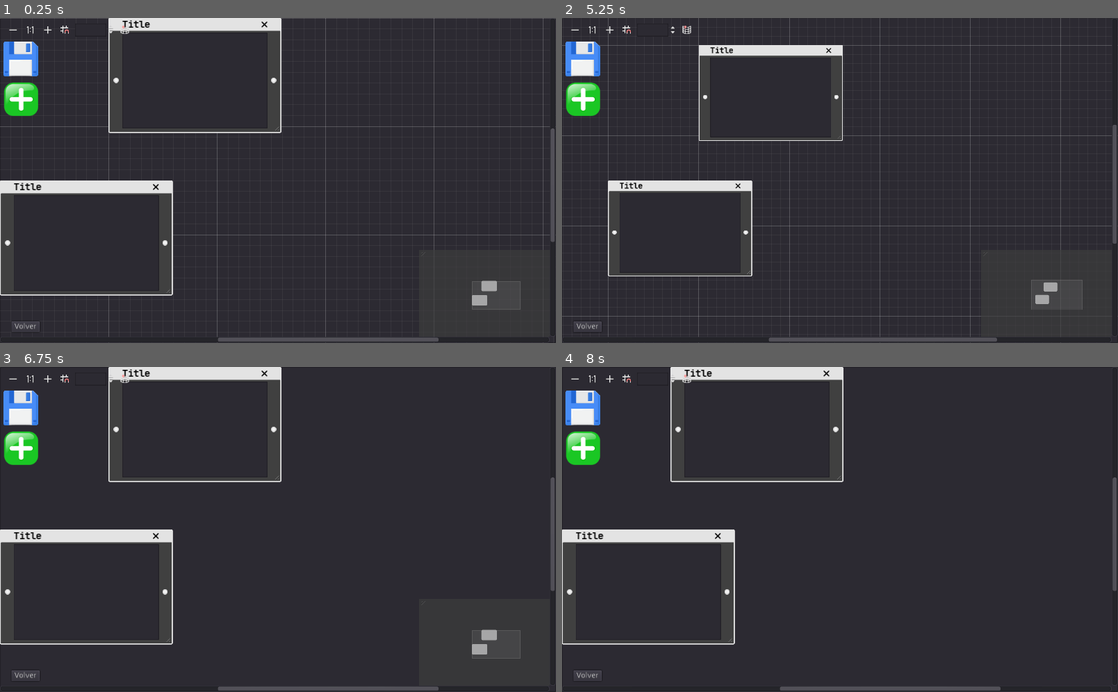
Above: before the commit, frames 1-4 (two rows, left to right).
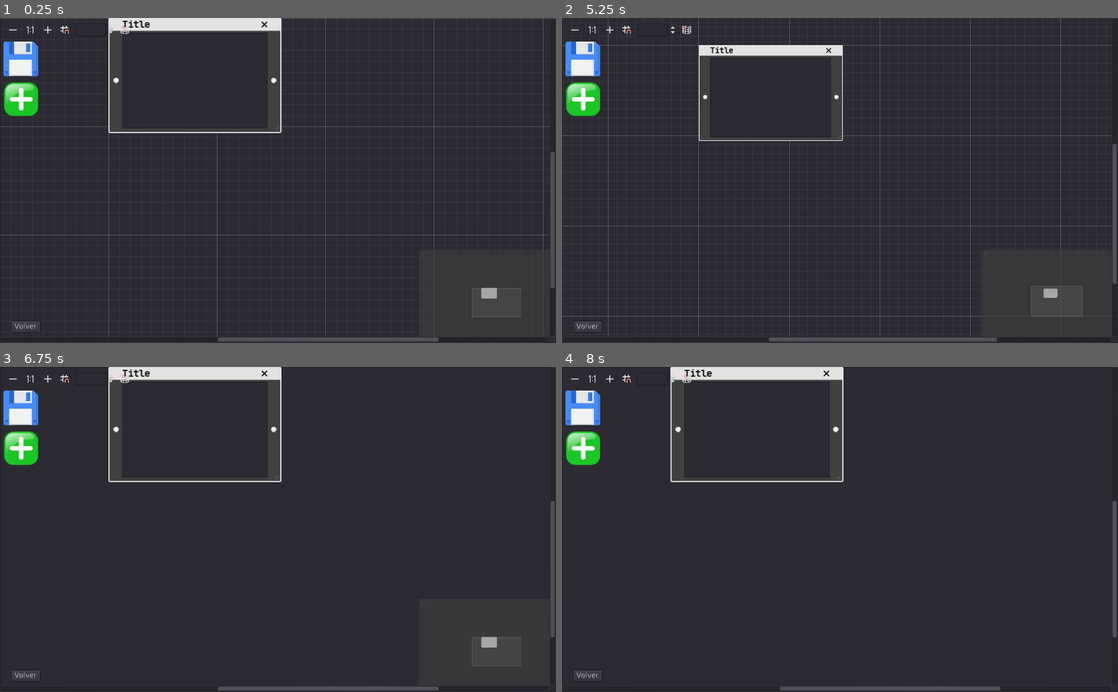
Above: after the commit, the same moments.

Repository: dhigueraf/Reader
Game: Godot game, scene res://mapas/Mapas.tscn
The game is run twice, just before and just after one commit, with the same random seed, the same clock (stepped at 60 frames per second) and the same inputs. This scene is started directly instead of the project's main scene.
Inputs (mouse positions are in pixels of both pictures, inside the frame that each line leads up to):
- Up to frame 1 (0.25 s): no input
- Up to frame 2 (5.25 s): click (756, 79) at 0.52 s; type "Alex" at 0.6 s; click "Volver" at 1.25 s; click (1045, 167) at 2.02 s; type "12" at 2.1 s; click (862, 317) at 2.75 s; click (823, 317) at 3.5 s; click "Mapa coneptual pagina" at 4.25 s; click (573, 31) at 5 s
- Up to frame 3 (6.75 s): click (50, 380) at 5.75 s; click (66, 380) at 6.5 s
- Up to frame 4 (8 s): click (684, 380) at 7.25 s

The runs differ from the first frame. In frame 1, 2.1% of the frame differs, in the area x 0-100%, y 33-93%; in frame 2, 1.5%; in frame 3, 2.0%; in frame 4, 1.7%.
Error before the commit: Invalid get index '0' (on base: 'Array'). (res://Scripts/PagesLoader.gd:85)
Error after the commit: Invalid get index '0' (on base: 'Array'). (res://Scripts/PagesLoader.gd:87)

Commit message:
fix return to book

Diff:
--- a/Escenas/notas.tscn
+++ b/Escenas/notas.tscn
@@ -12,19 +12,19 @@
 script = ExtResource( 1 )
 
 [node name="ScrollContainer" type="ScrollContainer" parent="CanvasLayer"]
-anchor_left = 0.289
 anchor_top = 0.007
-anchor_right = 0.718
-anchor_bottom = 1.005
-margin_left = -289.936
+anchor_right = 0.435
+anchor_bottom = 0.992
+margin_left = 6.0
 margin_top = -8.2
-margin_right = -290.232
-margin_bottom = -8.0
+margin_right = -0.440033
+margin_bottom = -0.200012
 
 [node name="TextureRect" type="TextureRect" parent="CanvasLayer/ScrollContainer"]
 margin_right = 4967.0
 margin_bottom = 7017.0
 texture = ExtResource( 5 )
+stretch_mode = 1
 
 [node name="retroceder" type="TextureButton" parent="CanvasLayer"]
 anchor_left = 0.5
@@ -92,8 +92,24 @@
 margin_bottom = 546.0
 text = "Mapa coneptual pagina"
 
+[node name="ButtonPlus" type="Button" parent="CanvasLayer"]
+margin_left = 479.0
+margin_top = 155.0
+margin_right = 499.0
+margin_bottom = 175.0
+text = "+"
+
+[node name="ButtonMinus" type="Button" parent="CanvasLayer"]
+margin_left = 479.0
+margin_top = 189.0
+margin_right = 499.0
+margin_bottom = 209.0
+text = "-"
+
 [connection signal="pressed" from="CanvasLayer/retroceder" to="CanvasLayer" method="_on_retroceder_pressed"]
 [connection signal="pressed" from="CanvasLayer/avanzar" to="CanvasLayer" method="_on_avanzar_pressed"]
 [connection signal="text_changed" from="CanvasLayer/NotasContainer" to="CanvasLayer" method="_on_NotasContainer_text_changed"]
 [connection signal="pressed" from="CanvasLayer/ButtonSave" to="CanvasLayer" method="_on_ButtonSave_pressed"]
 [connection signal="pressed" from="CanvasLayer/ButtonMapa" to="CanvasLayer" method="_on_ButtonMapa_pressed"]
+[connection signal="pressed" from="CanvasLayer/ButtonPlus" to="CanvasLayer" method="_on_ButtonPlus_pressed"]
+[connection signal="pressed" from="CanvasLayer/ButtonMinus" to="CanvasLayer" method="_on_ButtonMinus_pressed"]
--- a/Scripts/Global.gd
+++ b/Scripts/Global.gd
@@ -8,7 +8,7 @@
 	nombrelocation ="",
 	extension = ".",
 	numeropaginas = 0,
-	currentintex = 0
+	currentindex = 0
 }
 
 var FileReading = {}
--- a/Scripts/Manager.gd
+++ b/Scripts/Manager.gd
@@ -203,10 +203,10 @@
 		print("es convertible")
 		var sistemaoperativo = OS.get_name()
 		print(sistemaoperativo)
-		var ejecutable = converterdir + "/pdf2pngimg.exe"
+		var ejecutable = converterdir + "/pdf2pngimgs.exe"
 		if sistemaoperativo.to_lower() == "windows":
 			print("windows")
-			ejecutable = converterdir + "/pdf2pngimg.exe"
+			ejecutable = converterdir + "/pdf2pngimgs.exe"
 		elif sistemaoperativo.to_lower() == "x11" || sistemaoperativo.to_lower() == "linux":
 			print("linux")
 			ejecutable = converterdir + "/pdf2pngimg"
--- a/Scripts/PagesLoader.gd
+++ b/Scripts/PagesLoader.gd
@@ -29,6 +29,8 @@
 	else:
 		maxindex = 0
 
+	print("current index " + str(Global.FileToRead.currentindex) )
+
 	print("File loaded")
 	print(Global.FileToRead)
 
@@ -46,9 +48,10 @@
 	else:
 		Global.FileReading = generate_json(maxindex)
 	print("Save data")
-	print(Global.FileReading)
+	#print(Global.FileReading)
 
-	updateindex(Global.FileToRead.currentintex)
+	updateindex(Global.FileToRead.currentindex)
+
 
 func generate_json(num):
 	print("Crear json de " + str(num) + " paginas")
@@ -81,12 +84,15 @@
 
 func setimage(index):
 	print("set iamge index: " + str(index))
+	print(pages[index])
 	var image = Image.new()
 	var err = image.load(pages[index])
 	var texture = ImageTexture.new()
 	texture.create_from_image(image, 0)
 	print(texture)
+
 	$ScrollContainer/TextureRect.texture = texture
+
 	$EtiquetaPagina.text = "Notas pagina " + str(index)
 	if Global.FileReading.has('paginas'):
 		if range( Global.FileReading.paginas.size() ).has(index):
@@ -111,7 +117,7 @@
 			actualindex = 0
 			$retroceder.disabled = true
 
-	Global.FileToRead.actualindex = actualindex
+	Global.FileToRead.currentindex = actualindex
 	setimage(actualindex)
 
 
@@ -133,3 +139,15 @@
 func _on_NotasContainer_text_changed():
 	print( "editaste el texto " + str(actualindex) )
 	Global.FileReading.paginas[actualindex].notas = $NotasContainer.text
+
+
+func _on_Button_pressed():
+	pass # Replace with function body.
+
+
+func _on_ButtonPlus_pressed():
+	pass # Replace with function body.
+
+
+func _on_ButtonMinus_pressed():
+	pass # Replace with function body.
--- a/Scripts/mapas/GraphEdit.gd
+++ b/Scripts/mapas/GraphEdit.gd
@@ -46,12 +46,12 @@
 			c.free()
 
 	print(Global.FileToRead)
-	print(Global.FileToRead.actualindex)
-	print(Global.FileReading)
-	print(Global.FileReading.paginas)
-	print(Global.FileReading.paginas[Global.FileToRead.actualindex])
-	var save_data = Global.FileReading.paginas[Global.FileToRead.actualindex].mapaideas
-	print(save_data)
+	#print(Global.FileToRead.actualindex)
+	#print(Global.FileReading)
+	#print(Global.FileReading.paginas)
+	#print(Global.FileReading.paginas[Global.FileToRead.actualindex])
+	var save_data = Global.FileReading.paginas[Global.FileToRead.currentindex].mapaideas
+	#print(save_data)
 	for node in save_data["nodes"]:
 		var graph_node_instance = graph_node.instance()
 		graph_node_instance.set_size(Vector2(float(node["size_x"]), float(node["size_y"])))
@@ -167,4 +167,6 @@
 
 
 func _on_Button_pressed():
+	print("volver al libro")
+	print(Global.FileToRead.currentindex)
 	get_tree().change_scene("res://Escenas/notas.tscn")
--- a/mapas/GraphEdit.tscn
+++ b/mapas/GraphEdit.tscn
@@ -2,7 +2,6 @@
 
 [ext_resource path="res://mapas/GraphNode.tscn" type="PackedScene" id=1]
 [ext_resource path="res://Scripts/mapas/GraphEdit.gd" type="Script" id=2]
-
 
 [node name="GraphEdit" type="GraphEdit"]
 anchor_right = 1.0
@@ -18,17 +17,6 @@
 mouse_filter = 1
 offset = Vector2( 200, 0 )
 
-[node name="GraphNode3" parent="." instance=ExtResource( 1 )]
-margin_top = 300.0
-margin_right = 318.0
-margin_bottom = 512.0
-rect_scale = Vector2( 1, 1 )
-mouse_filter = 1
-offset = Vector2( 0, 300 )
-__meta__ = {
-"_edit_use_anchors_": false
-}
-
 [connection signal="_end_node_move" from="." to="." method="_on_GraphEdit__end_node_move"]
 [connection signal="connection_from_empty" from="." to="." method="_on_GraphEdit_connection_from_empty"]
 [connection signal="connection_request" from="." to="." method="_on_GraphEdit_connection_request"]
--- a/mapas/Mapas.tscn
+++ b/mapas/Mapas.tscn
@@ -7,7 +7,6 @@
 [ext_resource path="res://Sprites/floppy_pressed.png" type="Texture" id=5]
 [ext_resource path="res://Sprites/btnplus.png" type="Texture" id=6]
 [ext_resource path="res://Sprites/floppy.png" type="Texture" id=7]
-
 
 [node name="Main" type="Control"]
 anchor_right = 1.0
